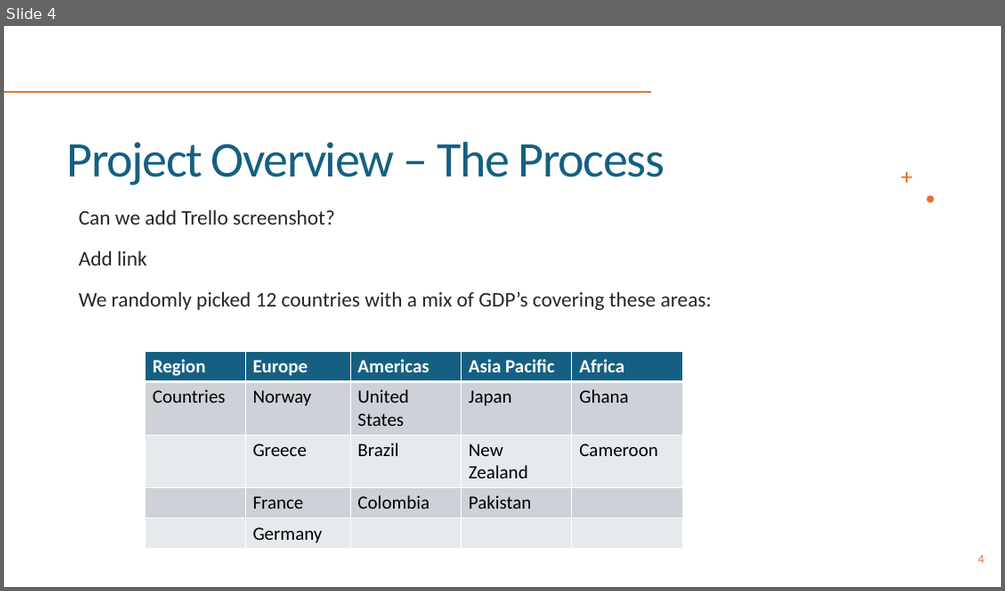
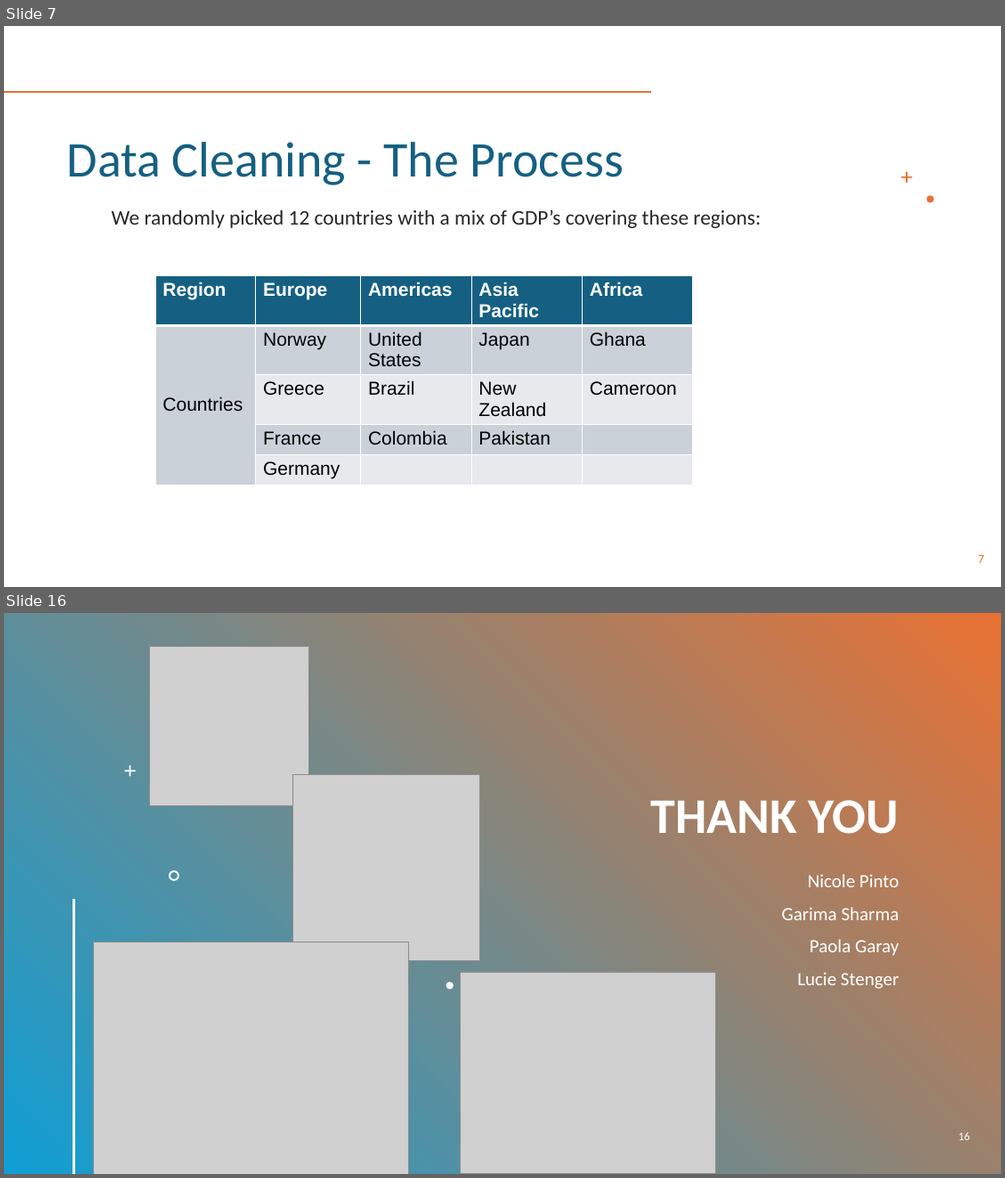
Before and after one commit to PaolaGaray/FirstProject, a slide deck: slides/Team 1_Week3.pptx. Shown one above the other, each under a label of ours: slide 4 before the commit, slides 7 and 16 after it; the slides between them are not shown. The pictures are 1005x591 and 1005x1178 pixels, drawn with LibreOffice and Linux fonts; fonts in the diff are those of the drawing; grey boxes stand for pictures. Boxes give left, top, right and bottom in pixels: in the first picture for what was removed or moved away, otherwise in the second. Text is boxed around its words. In the diff, an @@ line names an element or a change of style, - is before the commit and + after.

```diff
--- a/slides/Team 1_Week3.pptx
+++ b/slides/Team 1_Week3.pptx
@@ slide 16 added at box(4, 613, 1001, 1174), background gradient #E97132 to #0F9ED5 @@
@@ picture added at box(149, 647, 309, 807) @@
@@ freeform shape added at box(124, 765, 136, 776), fill #FFFFFF @@
@@ picture added at box(292, 774, 479, 961) @@
@@ title added at box(651, 800, 898, 834), 48 pt, text #FFFFFF, bold @@
+THANK YOU
@@ freeform shape added at box(169, 870, 179, 881), fill #FFFFFF @@
@@ text added at box(782, 874, 899, 989), 18 pt, text #FFFFFF @@
+Nicole Pinto
+Garima Sharma
+Paola Garay
+Lucie Stenger
@@ line added from (74, 900) to (74, 1173), #FFFFFF 2 pt @@
@@ picture added at box(94, 942, 409, 1174) @@
@@ freeform shape added at box(446, 981, 453, 989), fill #FFFFFF @@
@@ picture added at box(461, 972, 715, 1173) @@
@@ page number added at box(958, 1132, 970, 1140), 11 pt, text #FFFFFF @@
+16
@@ what was slide 4 is now slide 7 @@
@@ slide 7 changed as well @@
@@ title at box(67, 142, 623, 185): text changed @@
-Project Overview – The Process
+Data Cleaning - The Process
@@ text at box(112, 209, 760, 228): text changed @@
-Can we add Trello screenshot?
-Add link
-We randomly picked 12 countries with a mix of GDP’s covering these areas:
+We randomly picked 12 countries with a mix of GDP’s covering these regions:
@@ table at box(155, 276, 692, 482) @@
@@ fill #CCD2D8 to #CAD1D8 in 9 cells @@
@@ fill #E8EAED to #E7E9EC in 8 cells @@
@@ font Calibri to Arial @@
@@ table: place and size @@
-table at box(146, 351, 682, 548)
+table at box(155, 276, 692, 482)
@@ page number at box(978, 555, 984, 563): text changed @@
-4
+7
```
Also in this commit, not shown: 5 other slides changed, 9 other slides added, 12 slides removed, 2 other files.
